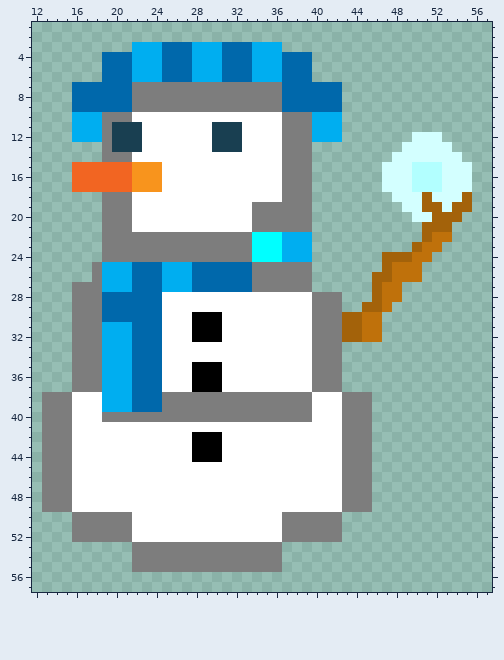
Two versions of one pixel-art sprite, sprites/spr_frosty/a3748448-3fea-4a57-8204-fe52d935201b.png. This is how it looked before the edit.
The file is 64x64 pixels. Shown: x 12..57, y 1..57.
Once edited:
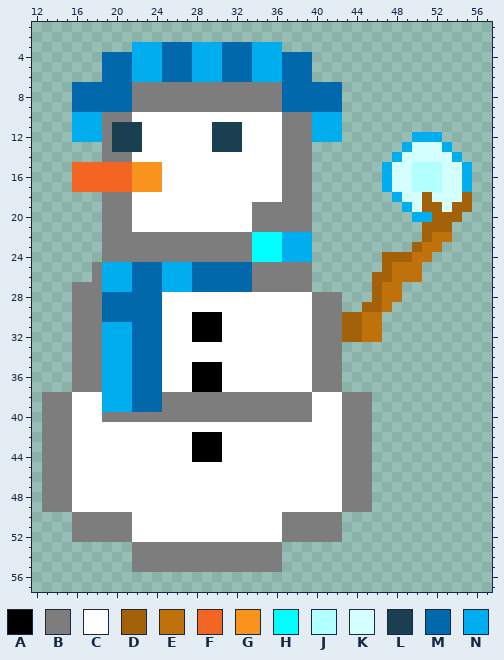
Palette (. is transparent): A #000000  B #7d7d7d  C #ffffff  D #a3620a  E #bf710b  F #f26522  G #f8941d  H #00ffff  J #b2ffff  K #d3ffff  L #193f51  M #0068ab  N #00aef0
Difference:
y 12: x 50..52 KKK -> NNN
y 13: x 49 K -> N; x 53 K -> N
y 14: x 48 K -> N; x 54 K -> N
y 15..17: x 47 K -> N; x 55 K -> N
y 18: x 48 K -> N
y 19: x 49 K -> N
y 20: x 50..51 KK -> NN
Boxes around the changes in both pictures, in picture pixels (x1, y1, x2, y2):
changed: (382, 132, 472, 222)
